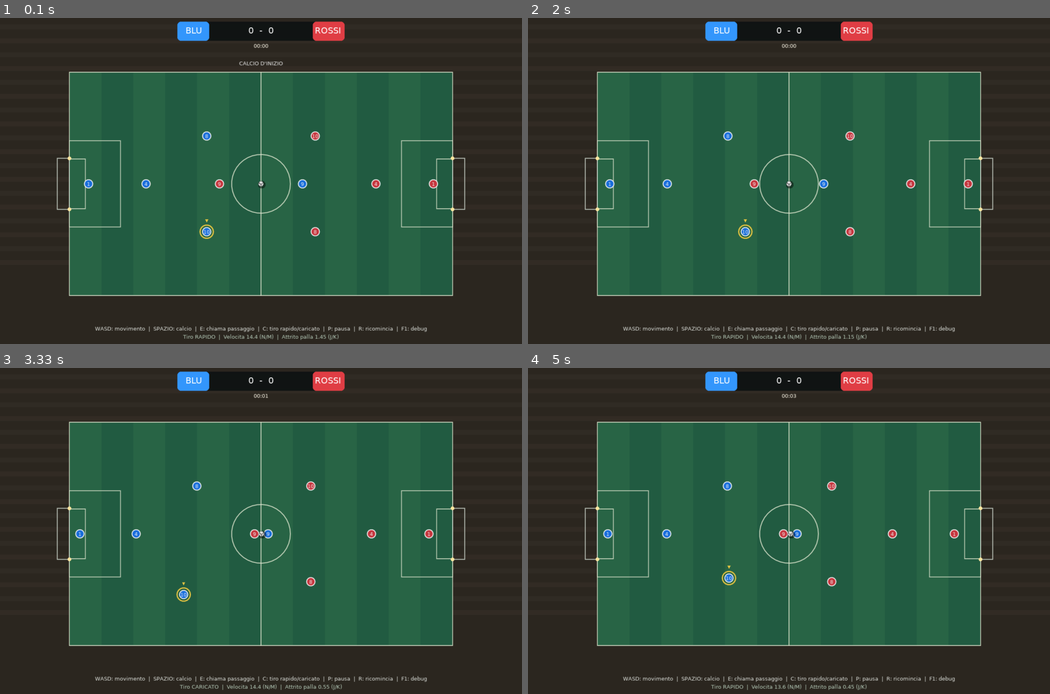
Above: before the commit, frames 1-4 (two rows, left to right).
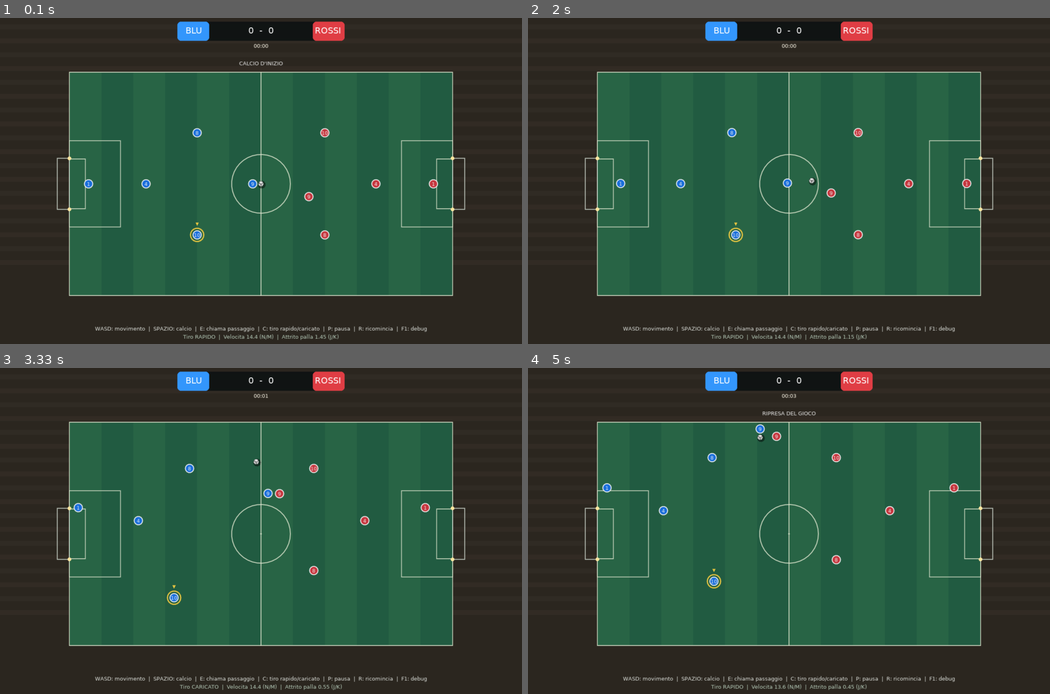
Above: after the commit, the same moments.

Repository: Askeladd22/FoosballPhysicsLab
Game: LÖVE game, started from main.lua
Same seed, same stepped clock (60 frames per second), same inputs: the game is played once before the commit and once after it.
Inputs:
- Up to frame 1 (0.1 s): no input
- Up to frame 2 (2 s): hold Right 0.33-0.8 s; tap R at 0.83 s; hold Right 1.5-1.97 s; tap J at 1.57, 1.87 s
- Up to frame 3 (3.33 s): hold Left 2-2.53 s; tap J at 2.07, 2.37, 2.63, 2.97, 3.27 s; tap C at 2.15 s; hold Down 2.57-2.87 s; tap K at 2.72 s; hold Left 2.9-3.3 s
- Up to frame 4 (5 s): tap N at 3.33 s; tap Space at 3.67 s; hold Up 4-4.37 s; tap J at 4.07, 4.47, 4.77 s; hold Right from 4.4 s (still down); tap C at 4.55 s

The runs differ from the first frame. In frame 1, 0.6% of the frame differs, in the area x 36-64%, y 33-69%; in frame 2, 0.9%; in frame 3, 1.0%; in frame 4, 1.1%, in the area x 14-83%, y 13-68%.

Commit message:
Fix analog AI throttle and implement controlled kickoff and boundary restarts

Diff:
--- a/src/sim.lua
+++ b/src/sim.lua
@@ -1,128 +1,155 @@
--- Match Lab v0.2 - pure Lua simulation (no LÖVE dependency).
+-- Match Lab v0.2.1 - headless, deterministic simulation.
+-- A physical ball, no possession magnetism, one permanent human-controlled disc.
 local AI = require("src.ai")
 local Sim = {}
-local sqrt, exp, min, max = math.sqrt, math.exp, math.min, math.max
+local sqrt, exp, min, max, abs = math.sqrt, math.exp, math.min, math.max, math.abs
 local function clamp(x,a,b) return max(a,min(b,x)) end
 local function norm(x,y)
-    local l = sqrt(x*x+y*y)
-    if l < 0.000001 then return 0,0 end
-    return x/l,y/l
-end
-local function dist2(a,b)
+    local length=sqrt(x*x+y*y)
+    if length<0.000001 then return 0,0 end
+    return x/length,y/length
+end
+local function distance(a,b)
     local dx,dy=a.x-b.x,a.y-b.y
-    return dx*dx+dy*dy
-end
-local roles = {
+    return sqrt(dx*dx+dy*dy)
+end
+local roles={
     {"GK",1,6,35}, {"DF",4,24,35},
-    {"LM",8,43,20}, {"RM",10,43,50}, {"ST",9,73,35}
+    {"LM",8,40,19}, {"RM",10,40,51}, {"ST",9,53,35}
 }
-local function resetPositions(s)
+local function takerForTeam(s,team,ball,side)
+    local best,cost=nil,math.huge
+    for _,p in ipairs(s.players) do
+        if p.team==team and p~=s.controlled then
+            local d=distance(p,ball)
+            local penalty=(p.role=="GK" and side~="left" and side~="right") and 25 or 0
+            if d+penalty<cost then best,cost=p,d+penalty end
+        end
+    end
+    return best
+end
+local function resetPositions(s,kickoffTeam)
+    kickoffTeam=kickoffTeam or 1
     for _,p in ipairs(s.players) do
         p.x,p.y=p.homeX,p.homeY
         p.vx,p.vy=0,0
         p.moveX,p.moveY=0,0
         p.cooldown=0
-    end
-    s.ball.x,s.ball.y=s.field.w/2,s.field.h/2
-    s.ball.vx,s.ball.vy=0,0
+        p.decision="hold"
+    end
+    local b=s.ball
+    b.x,b.y=s.field.w/2,s.field.h/2
+    b.vx,b.vy=0,0
+    -- Only the designated striker approaches midfield before play.
+    local taker=s.players[kickoffTeam==1 and 5 or 10]
+    local attack=kickoffTeam==1 and 1 or -1
+    taker.x=b.x-attack*2.6
+    taker.y=b.y
+    local other=s.players[kickoffTeam==1 and 10 or 5]
+    other.x=b.x+attack*15
+    other.y=b.y+4
     s.phase="kickoff"
     s.phaseClock=0.8
+    s.setPiece={kind="kickoff",team=kickoffTeam,taker=taker}
+    s.setPieceProtect=0
+    s.setPieceTaker=nil
     s.requestTimer=0
     s.lastTouch=0
+    s.lastKickTime=-100
     s.aiTimer=0
+    s.pressers={}
+    s.presserSince={}
 end
 function Sim.new()
     local s={
         field={w=120,h=70,goalHalf=8,postRadius=0.6},
         params={
-            acceleration=115, maxSpeed=14.4, playerDrag=8.0,
-            ballDrag=1.45, ballStopSpeed=0.12,
-            restitution=0.36, playerRestitution=0.16,
-            wallBounce=0.64, kickSpeed=37
+            acceleration=115,maxSpeed=14.4,playerDrag=8.0,
+            ballDrag=1.45,ballStopSpeed=0.12,
+            restitution=0.36,playerRestitution=0.16,
+            wallBounce=0.64,kickSpeed=37
         },
         ball={x=60,y=35,vx=0,vy=0,r=0.83,mass=0.65},
-        players={},
-        score={0,0}, elapsed=0, limit=180, phase="kickoff",
-        phaseClock=0, aiTimer=0, requestTimer=0, lastTouch=0,
-        controlled=nil, totalKicks=0, debug=false
+        players={},score={0,0},elapsed=0,limit=180,phase="kickoff",
+        phaseClock=0,aiTimer=0,requestTimer=0,lastTouch=0,
+        controlled=nil,totalKicks=0,passAttempts=0,shotAttempts=0,
+        restartCount=0,lastAction="",lastKickTime=-100,
+        pressers={},presserSince={},setPiece=nil,setPieceProtect=0
     }
     for _,team in ipairs({1,2}) do
         for _,r in ipairs(roles) do
             local x=team==1 and r[3] or s.field.w-r[3]
             local y=team==1 and r[4] or s.field.h-r[4]
             local p={
-                team=team, role=r[1], number=r[2],
+                team=team,role=r[1],number=r[2],
                 homeX=x,homeY=y,x=x,y=y,
                 vx=0,vy=0,moveX=0,moveY=0,
                 r=1.32,mass=3.1,cooldown=0,
                 targetX=x,targetY=y,decision="hold"
             }
             s.players[#s.players+1]=p
-            if team==1 and r[1]=="RM" then
-                s.controlled=p
-            end
-        end
-    end
-    resetPositions(s)
-    s.kick=function(p,tx,ty,power) return Sim.kick(s,p,tx,ty,power) end
+            if team==1 and r[1]=="RM" then s.controlled=p end
+        end
+    end
+    resetPositions(s,1)
+    s.kick=function(p,tx,ty,power,action)
+        return Sim.kick(s,p,tx,ty,power,action)
+    end
     return s
 end
 function Sim.restart(s)
     s.score[1],s.score[2]=0,0
-    s.elapsed=0
-    s.totalKicks=0
-    resetPositions(s)
-end
--- Applies the same geometry and impulse rules for AI and player.
-function Sim.kick(s,p,tx,ty,power)
+    s.elapsed,s.totalKicks,s.passAttempts,s.shotAttempts,s.restartCount=0,0,0,0,0
+    s.lastAction=""
+    resetPositions(s,1)
+end
+-- Kicks have an impulse, not an ownership or auto-pass animation.
+function Sim.kick(s,p,tx,ty,power,action)
     if s.phase~="play" or p.cooldown>0 then return false end
-    local ball=s.ball
-    local dx,dy=ball.x-p.x,ball.y-p.y
+    local b=s.ball
+    local dx,dy=b.x-p.x,b.y-p.y
     local d=sqrt(dx*dx+dy*dy)
-    if d < 0.0001 or d > p.r+ball.r+1.05 then return false end
+    if d<0.0001 or d>p.r+b.r+1.05 then return false end
     local nx,ny=dx/d,dy/d
     if tx and ty then
-        local ax,ay=norm(tx-ball.x,ty-ball.y)
-        -- Aiming is limited by actual contact geometry (no magic pass).
-        local align=ax*nx+ay*ny
-        if align>0.25 then
-            nx,ny=norm(nx*0.62+ax*0.38,ny*0.62+ay*0.38)
+        local ax,ay=norm(tx-b.x,ty-b.y)
+        if ax*nx+ay*ny>0.25 then
+            nx,ny=norm(nx*0.52+ax*0.48,ny*0.52+ay*0.48)
         end
     end
     local approach=max(0,p.vx*nx+p.vy*ny)
-    local impulse=s.params.kickSpeed*clamp(power or 1,0.55,1.35)+approach*0.12
-    ball.vx=ball.vx+nx*impulse
-    ball.vy=ball.vy+ny*impulse
-    p.cooldown=0.32
+    local impulse=s.params.kickSpeed*clamp(power or 1,0.45,1.35)+approach*0.12
+    b.vx,b.vy=b.vx+nx*impulse,b.vy+ny*impulse
+    p.cooldown=0.34
     s.totalKicks=s.totalKicks+1
     s.lastTouch=p.team
+    s.lastKickTime=s.elapsed
+    s.lastAction=action or "kick"
+    if action=="pass" then s.passAttempts=s.passAttempts+1 end
+    if action=="shot" then s.shotAttempts=s.shotAttempts+1 end
     return true
 end
-local function resolvePair(a,b,rest)
+local function resolvePair(a,b,restitution)
     local dx,dy=b.x-a.x,b.y-a.y
     local d2=dx*dx+dy*dy
     local target=a.r+b.r
-    if d2>=target*target then return false end
+    if d2>=target*target then return false,0 end
     local d=sqrt(d2)
     if d<0.00001 then dx,dy,d=1,0,1 end
     local nx,ny=dx/d,dy/d
     local ia,ib=1/a.mass,1/b.mass
     local inv=ia+ib
     local overlap=target-d
-    a.x=a.x-nx*overlap*ia/inv
-    a.y=a.y-ny*overlap*ia/inv
-    b.x=b.x+nx*overlap*ib/inv
-    b.y=b.y+ny*overlap*ib/inv
+    a.x,a.y=a.x-nx*overlap*ia/inv,a.y-ny*overlap*ia/inv
+    b.x,b.y=b.x+nx*overlap*ib/inv,b.y+ny*overlap*ib/inv
     local rvx,rvy=b.vx-a.vx,b.vy-a.vy
     local approach=rvx*nx+rvy*ny
     if approach<0 then
-        local j=-(1+rest)*approach/inv
-        a.vx=a.vx-nx*j*ia
-        a.vy=a.vy-ny*j*ia
-        b.vx=b.vx+nx*j*ib
-        b.vy=b.vy+ny*j*ib
-    end
-    return true
+        local impulse=-(1+restitution)*approach/inv
+        a.vx,a.vy=a.vx-nx*impulse*ia,a.vy-ny*impulse*ia
+        b.vx,b.vy=b.vx+nx*impulse*ib,b.vy+ny*impulse*ib
+    end
+    return true,-approach
 end
 local function collidePost(ball,x,y,r,bounce)
     local dx,dy=ball.x-x,ball.y-y
@@ -138,46 +165,121 @@
         ball.vy=ball.vy-(1+bounce)*vn*ny
     end
 end
-local function moveDisc(s,p,dt,isHuman)
+local function moveDisc(s,p,dt)
     local par=s.params
-    local dx,dy=norm(p.moveX,p.moveY)
+    -- Preserve AI analog input magnitude: previous norm() converted 0.1 to 1.
+    local dx,dy=p.moveX,p.moveY
+    local mag=sqrt(dx*dx+dy*dy)
+    if mag>1 then dx,dy=dx/mag,dy/mag end
     p.vx=(p.vx+dx*par.acceleration*dt)*exp(-par.playerDrag*dt)
     p.vy=(p.vy+dy*par.acceleration*dt)*exp(-par.playerDrag*dt)
-    local mag=sqrt(p.vx*p.vx+p.vy*p.vy)
-    if mag>par.maxSpeed then
-        p.vx,p.vy=p.vx*par.maxSpeed/mag,p.vy*par.maxSpeed/mag
+    local speed=sqrt(p.vx*p.vx+p.vy*p.vy)
+    if speed>par.maxSpeed then
+        p.vx,p.vy=p.vx*par.maxSpeed/speed,p.vy*par.maxSpeed/speed
     end
     p.x=clamp(p.x+p.vx*dt,p.r,s.field.w-p.r)
     p.y=clamp(p.y+p.vy*dt,p.r,s.field.h-p.r)
     p.cooldown=max(0,p.cooldown-dt)
 end
+local function prepareRestart(s,side)
+    local b,f=s.ball,s.field
+    local team=s.lastTouch==1 and 2 or 1
+    local x=clamp(b.x,8,f.w-8)
+    local y=clamp(b.y,8,f.h-8)
+    if side=="top" then y=4.75
+    elseif side=="bottom" then y=f.h-4.75
+    elseif side=="left" then x=4.75
+    else x=f.w-4.75 end
+    b.x,b.y=x,y
+    b.vx,b.vy=0,0
+    local taker=takerForTeam(s,team,b,side)
+    local gap=taker.r+b.r+0.48
+    if side=="top" then
+        taker.x,taker.y=x,y-gap
+    elseif side=="bottom" then
+        taker.x,taker.y=x,y+gap
+    elseif side=="left" then
+        taker.x,taker.y=x-gap,y
+    else
+        taker.x,taker.y=x+gap,y
+    end
+    taker.vx,taker.vy=0,0
+    taker.moveX,taker.moveY=0,0
+    taker.cooldown=0
+    -- Dead-ball repositioning keeps players from standing on the ball.
+    for _,p in ipairs(s.players) do
+        if p~=taker then
+            local dx,dy=p.x-b.x,p.y-b.y
+            local d=sqrt(dx*dx+dy*dy)
+            local clearance=p.r+b.r+3.0
+            if d<clearance then
+                if d<0.0001 then dx,dy,d=1,0,1 end
+                p.x=clamp(b.x+dx/d*clearance,p.r,f.w-p.r)
+                p.y=clamp(b.y+dy/d*clearance,p.r,f.h-p.r)
+                p.vx,p.vy=0,0
+            end
+        end
+    end
+    s.phase="restart"
+    s.phaseClock=0.72
+    s.restartCount=s.restartCount+1
+    s.setPiece={kind="restart",side=side,team=team,taker=taker}
+    s.setPieceProtect=0
+    s.setPieceTaker=nil
+end
+local function activateSetPiece(s)
+    local spec=s.setPiece
+    s.phase="play"
+    if not spec then return end
+    local b,f=s.ball,s.field
+    local attack=spec.team==1 and 1 or -1
+    local tx,ty
+    if spec.kind=="kickoff" then
+        tx,ty=b.x+attack*17,b.y+(spec.team==1 and -5 or 5)
+    elseif spec.side=="top" then
+        tx,ty=clamp(b.x+attack*12,12,f.w-12),f.h*0.43
+    elseif spec.side=="bottom" then
+        tx,ty=clamp(b.x+attack*12,12,f.w-12),f.h*0.57
+    elseif spec.side=="left" then
+        tx,ty=f.w*0.28,clamp(b.y,16,f.h-16)
+    else
+        tx,ty=f.w*0.72,clamp(b.y,16,f.h-16)
+    end
+    -- Set pieces are explicit, physical passes. A bad follow-up cannot
+    -- instantly reset the ball to the same throw-in and loop forever.
+    local kicked=Sim.kick(s,spec.taker,tx,ty,0.68,"pass")
+    if kicked then
+        s.setPieceTaker=spec.taker
+        s.setPieceProtect=0.72
+        s.lastTouch=spec.team
+    end
+    s.setPiece=nil
+    s.aiTimer=0
+end
 local function outOfPlay(s)
     local b,f=s.ball,s.field
-    local mouth=math.abs(b.y-f.h/2)<f.goalHalf-b.r*0.25
+    local mouth=abs(b.y-f.h/2)<f.goalHalf-b.r*0.25
     if mouth and b.x>f.w+b.r then
         s.score[1]=s.score[1]+1
-        resetPositions(s)
+        resetPositions(s,2)
         return
-    elseif mouth and b.x < -b.r then
+    elseif mouth and b.x< -b.r then
         s.score[2]=s.score[2]+1
-        resetPositions(s)
+        resetPositions(s,1)
         return
     end
-    if b.y< -b.r or b.y>f.h+b.r or
-       (not mouth and (b.x< -b.r or b.x>f.w+b.r)) then
-        local x=clamp(b.x,2,f.w-2)
-        local y=clamp(b.y,2,f.h-2)
-        s.phase="restart"
-        s.phaseClock=0.65
-        b.x,b.y=x,y
-        b.vx,b.vy=0,0
+    if b.y< -b.r then prepareRestart(s,"top")
+    elseif b.y>f.h+b.r then prepareRestart(s,"bottom")
+    elseif b.x< -b.r then prepareRestart(s,"left")
+    elseif b.x>f.w+b.r then prepareRestart(s,"right")
     end
 end
 function Sim.step(s,dt,input)
+    input=input or {}
     if s.phase=="fulltime" or s.phase=="paused" then return end
     if s.phase=="kickoff" or s.phase=="restart" then
         s.phaseClock=s.phaseClock-dt
-        if s.phaseClock<=0 then s.phase="play" end
+        if s.phaseClock<=0 then activateSetPiece(s) end
         return
     end
     s.elapsed=s.elapsed+dt
@@ -186,6 +288,8 @@
         s.phase="fulltime"
         return
     end
+    s.setPieceProtect=max(0,s.setPieceProtect-dt)
+    if s.setPieceProtect==0 then s.setPieceTaker=nil end
     s.requestTimer=max(0,s.requestTimer-dt)
     if input.call then s.requestTimer=1.15 end
     s.aiTimer=s.aiTimer+dt
@@ -193,11 +297,9 @@
         s.aiTimer=s.aiTimer-0.10
         AI.update(s)
     end
-    local player=s.controlled
-    player.moveX,player.moveY=input.x or 0,input.y or 0
-    for _,p in ipairs(s.players) do
-        moveDisc(s,p,dt,p==player)
-    end
+    local human=s.controlled
+    human.moveX,human.moveY=input.x or 0,input.y or 0
+    for _,p in ipairs(s.players) do moveDisc(s,p,dt) end
     for i=1,#s.players-1 do
         for j=i+1,#s.players do
             resolvePair(s.players[i],s.players[j],s.params.playerRestitution)
@@ -211,13 +313,12 @@
     end
     b.x,b.y=b.x+b.vx*dt,b.y+b.vy*dt
     for _,p in ipairs(s.players) do
-        if resolvePair(p,b,s.params.restitution) then
+        local collided,speed=resolvePair(p,b,s.params.restitution)
+        if collided and speed>1.5 and s.elapsed-s.lastKickTime>0.22 then
             s.lastTouch=p.team
         end
     end
-    if input.kick then
-        Sim.kick(s,player,nil,nil,input.kick)
-    end
+    if input.kick then Sim.kick(s,human,nil,nil,input.kick) end
     local f=s.field
     for _,x in ipairs({0,f.w}) do
         for _,y in ipairs({f.h/2-f.goalHalf,f.h/2+f.goalHalf}) do
